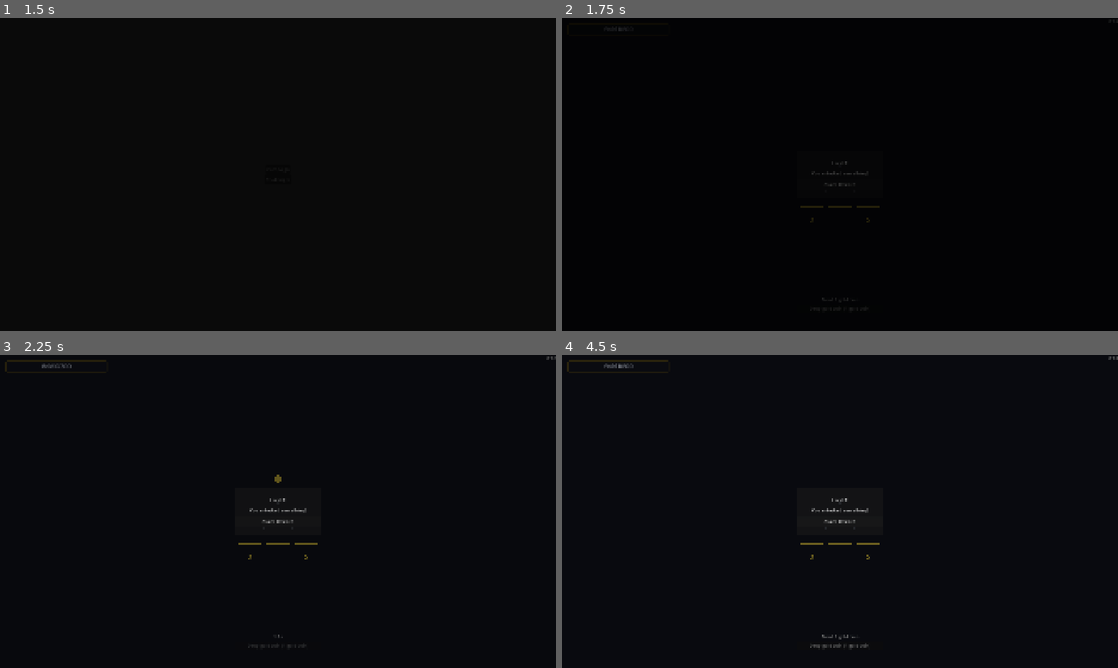
Above: before the commit, frames 1-4 (two rows, left to right).
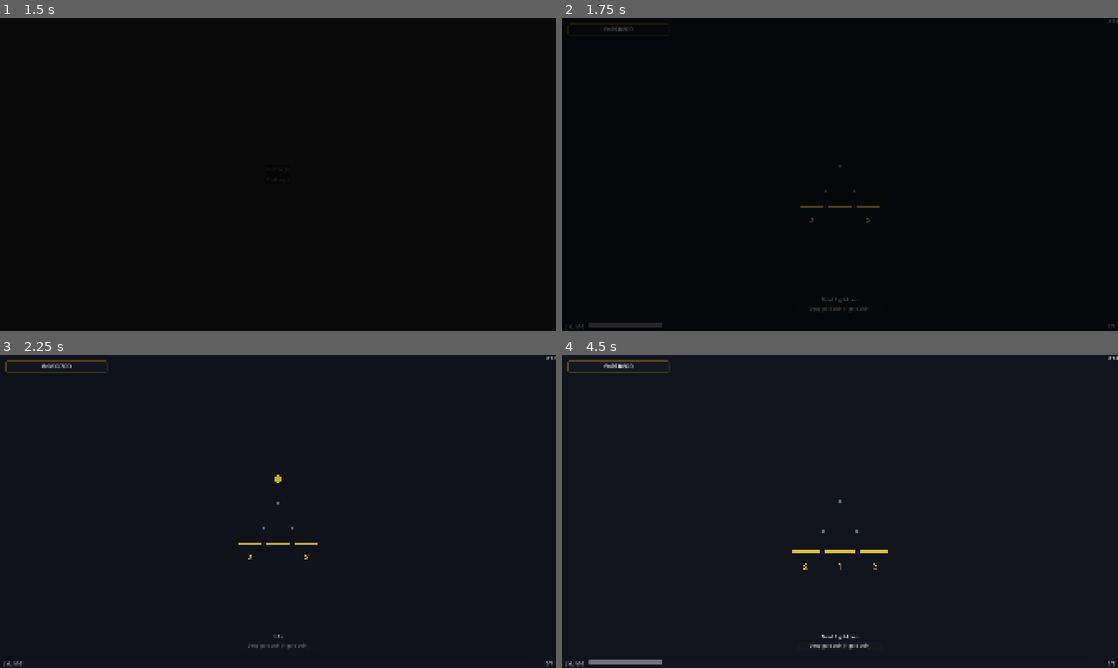
Above: after the commit, the same moments.

Repository: kjbrown-sandbox/pleenko
Game: Godot game, scene res://entities/main_menu/main_menu.tscn
Two runs of this game, one before a commit and one after it. Both use one fixed random seed, a clock stepped at 60 frames per second and the inputs below.
Inputs (mouse positions are in pixels of both pictures, inside the frame that each line leads up to):
- Up to frame 1 (1.5 s): click "Campaign" at 0.5 s; click "Campaign" at 1.25 s
- Up to frame 2 (1.75 s): no input
- Up to frame 3 (2.25 s): tap Enter at 2 s; move the mouse to (400, 495) at 2.02 s; hold Right (board_right) from 2.03 s (still down); hold Space (drop_coin) from 2.03 s (still down); click (400, 495) at 2.17 s
- Up to frame 4 (4.5 s): release Right (board_right) at 2.75 s; release Space (drop_coin) at 2.75 s; click (840, 520) at 2.75 s, where only the run before the commit has a clickable "Claim Reward"; click "Drop gold coin (1 gold coin)" at 3.5 s; tap R (reset_game) at 4.25 s; move the mouse to (728, 527) at 4.27 s; hold Left (board_left) from 4.28 s (still down); tap 1 (drop_unrefined) at 4.35 s

Frame 1 is identical in both runs. In frame 2, 0.4% of the frame differs, in the area x 1-100%, y 0-99%; in frame 3, 0.7%; in frame 4, 1.1%, in the area x 0-100%, y 0-100%.
Error before the commit: Parse Error: Cannot infer the type of "tier_name" variable because the value doesn't have a set type. (res://autoloads/level_manager/level_manager.gd:54)

Commit message:
Fixing parse errors

Diff:
--- a/autoloads/level_manager/level_manager.gd
+++ b/autoloads/level_manager/level_manager.gd
@@ -41,7 +41,7 @@
 
 	# Add tiers unlocked via prestige
 	for i in range(1, TierRegistry.get_tier_count()):
-		var tier := TierRegistry.get_tier_by_index(i)
+		var tier: TierData = TierRegistry.get_tier_by_index(i)
 		if PrestigeManager.is_board_unlocked_permanently(tier.board_type):
 			_build_tier_levels(tier.board_type)
 		else:
@@ -49,9 +49,9 @@
 
 
 func _build_tier_levels(board_type: Enums.BoardType) -> void:
-	var next_tier := TierRegistry.get_next_tier(board_type)
+	var next_tier: TierData = TierRegistry.get_next_tier(board_type)
 	var currency_type: Enums.CurrencyType = TierRegistry.primary_currency(board_type)
-	var tier_name := Enums.BoardType.keys()[board_type].capitalize()
+	var tier_name: String = Enums.BoardType.keys()[board_type].capitalize()
 
 	for slot in LEVELS_PER_TIER:
 		var data := LevelData.new()
@@ -83,7 +83,7 @@
 				_set_special_slot(data, board_type, next_tier)
 			9:  # Unlock advanced buckets
 				if next_tier:
-					var adv_name := Enums.BoardType.keys()[next_tier.board_type].capitalize()
+					var adv_name: String = Enums.BoardType.keys()[next_tier.board_type].capitalize()
 					data.message = "You have unlocked %s Buckets!" % adv_name
 					data.rewards = [_unlock_advanced_bucket(board_type)]
 				else:
@@ -95,7 +95,7 @@
 
 func _set_advanced_drop(data: LevelData, next_tier: TierData, board_type: Enums.BoardType) -> void:
 	if next_tier:
-		var adv_name := Enums.BoardType.keys()[next_tier.board_type].capitalize()
+		var adv_name: String = Enums.BoardType.keys()[next_tier.board_type].capitalize()
 		data.message = "A %s coin will be dropped!" % adv_name
 		data.rewards = [_drop_coins(1, next_tier.primary_currency, 3, board_type)]
 	else:
@@ -211,7 +211,7 @@
 
 func get_tier_for_level(level: int) -> Enums.BoardType:
 	var tier_index := (level - 1) / LEVELS_PER_TIER
-	var tier := TierRegistry.get_tier_by_index(tier_index)
+	var tier: TierData = TierRegistry.get_tier_by_index(tier_index)
 	return tier.board_type if tier else Enums.BoardType.GOLD
 
 
